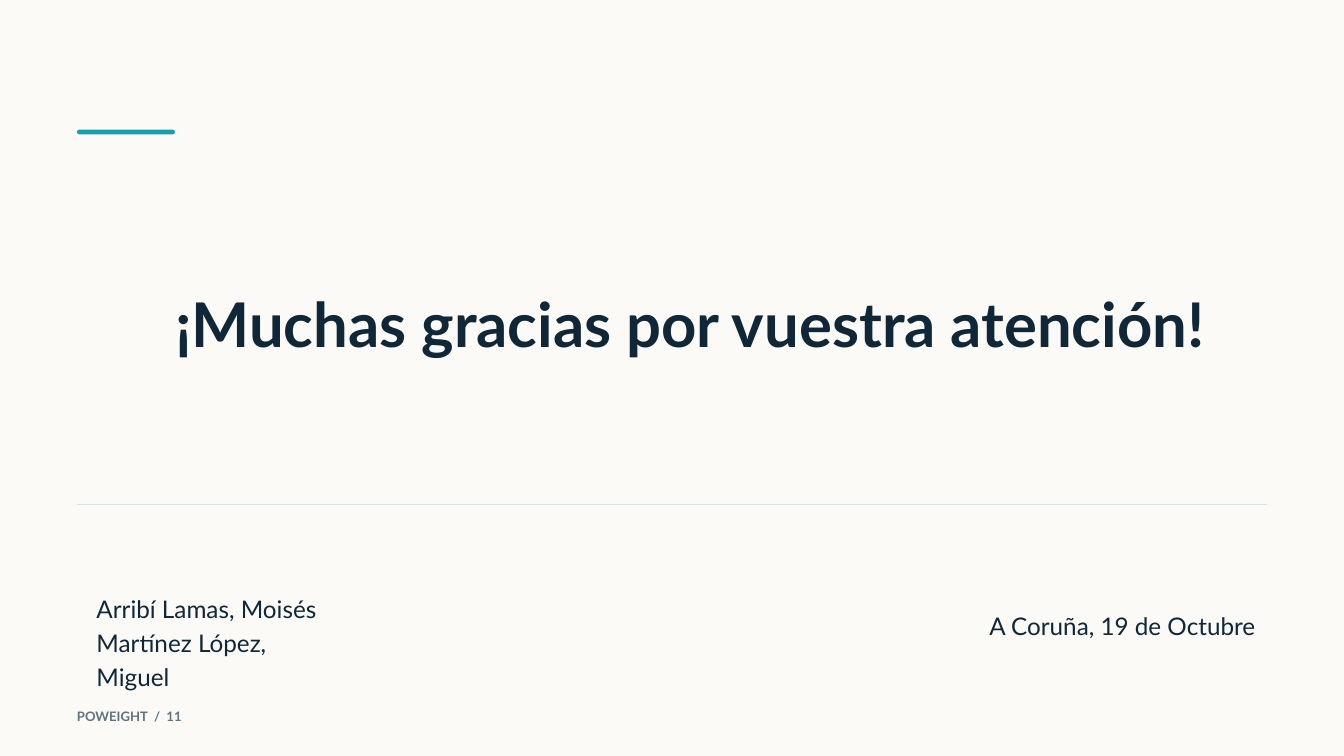
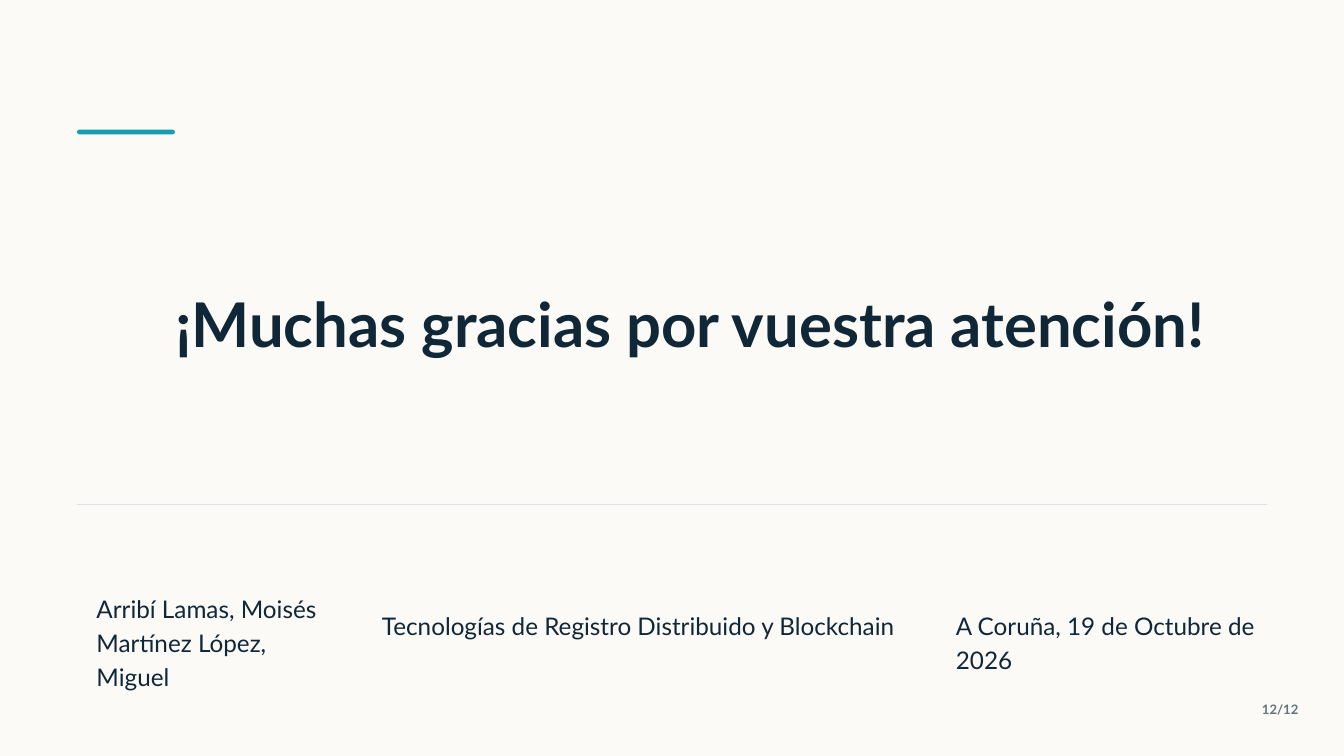
Before and after one commit to MiguelMrtnzLpz/BC, a slide deck: slide 12 of Presentaciones/1 Protocolos de consenso/Proof of Weight.pptx (slide 11 before the commit). Drawn at 1344x756 pixels with LibreOffice and Linux fonts; fonts in the diff are those of the drawing. Boxes give left, top, right and bottom in pixels: in the first picture for what was removed or moved away, otherwise in the second. Text is boxed around its words. In the diff, an @@ line names an element or a change of style, - is before the commit and + after.

```diff
--- a/Presentaciones/1 Protocolos de consenso/Proof of Weight.pptx
+++ b/Presentaciones/1 Protocolos de consenso/Proof of Weight.pptx
@@ text added at (x1=382, y1=617, x2=894, y2=640), 26 pt, text #102738 @@
+Tecnologías de Registro Distribuido y Blockchain
@@ text at (x1=956, y1=617, x2=1254, y2=669): text changed @@
-A Coruña, 19 de Octubre
+A Coruña, 19 de Octubre de 2026
@@ text removed at (x1=77, y1=711, x2=181, y2=721) @@
-POWEIGHT / 11
@@ text added at (x1=1262, y1=704, x2=1298, y2=715), 14 pt, text #5F7480, bold @@
+12/12
```
Also in this commit, not shown: 10 other slides changed, 1 slide added, 1 other file.
